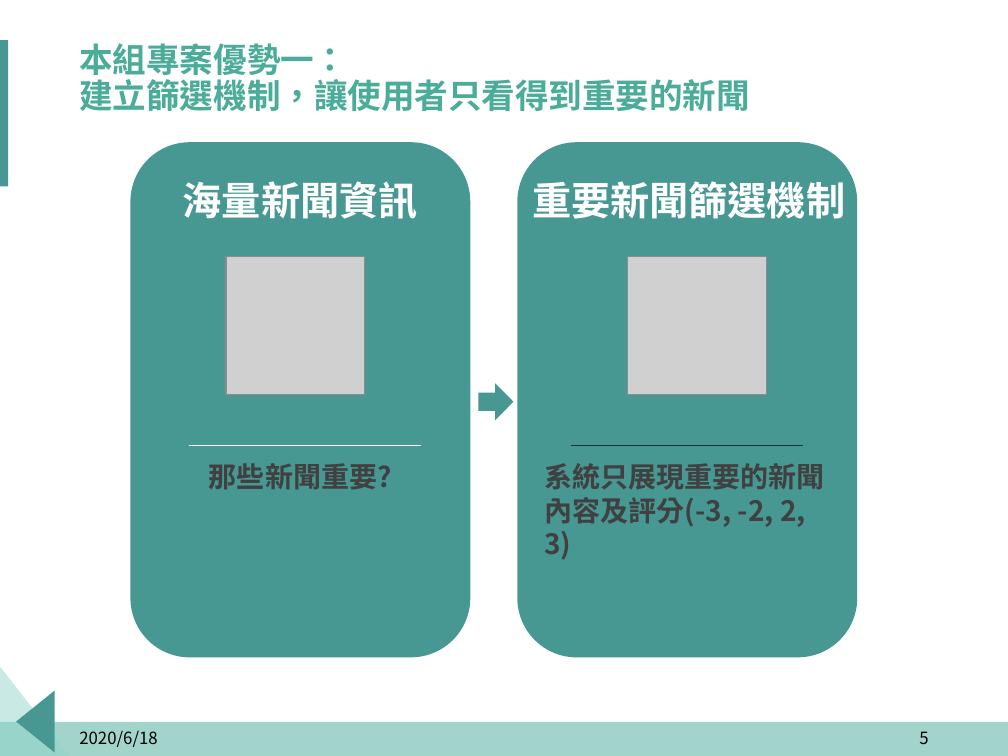
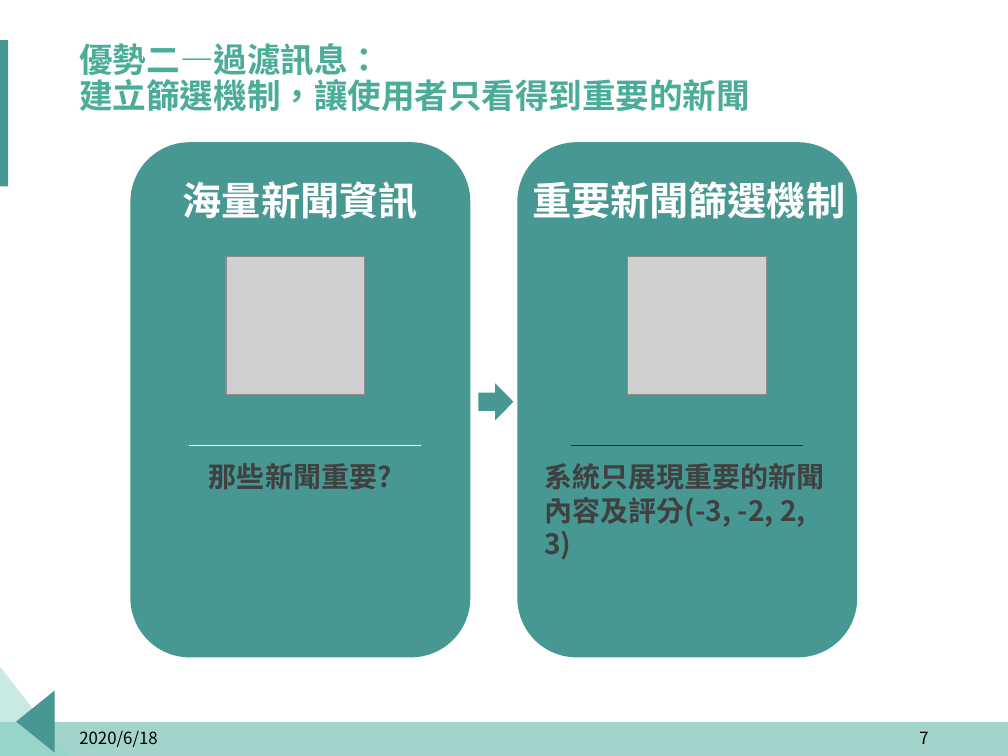
Before and after one commit to p314008dsa/Text-mining, a slide deck: slide 7 of 報告擋/Fintech.pptx (slide 5 before the commit). Drawn at 1008x756 pixels with LibreOffice and Linux fonts; fonts in the diff are those of the drawing; grey boxes stand for pictures; background and template pictures are left out. Boxes give left, top, right and bottom in pixels: in the first picture for what was removed or moved away, otherwise in the second. Text is boxed around its words. In the diff, an @@ line names an element or a change of style, - is before the commit and + after.

```diff
--- a/報告擋/Fintech.pptx
+++ b/報告擋/Fintech.pptx
@@ title at [79,43,750,111]: text changed @@
-本組專案優勢一：
-建立篩選機制，讓使用者只看得到重要的新聞
+優勢二—過濾訊息：
+建立篩選機制，讓使用者只看得到重要的新聞
@@ page number at [919,731,928,744]: text changed @@
-5
+7
```
Also in this commit, not shown: 9 other slides changed, 2 slides added.
